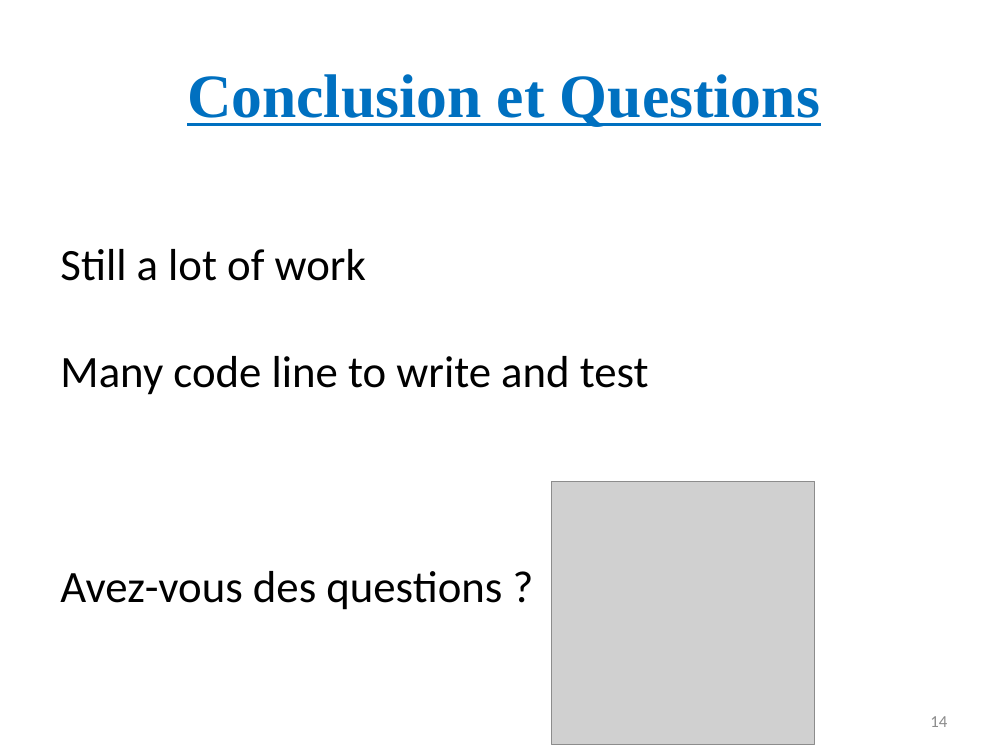
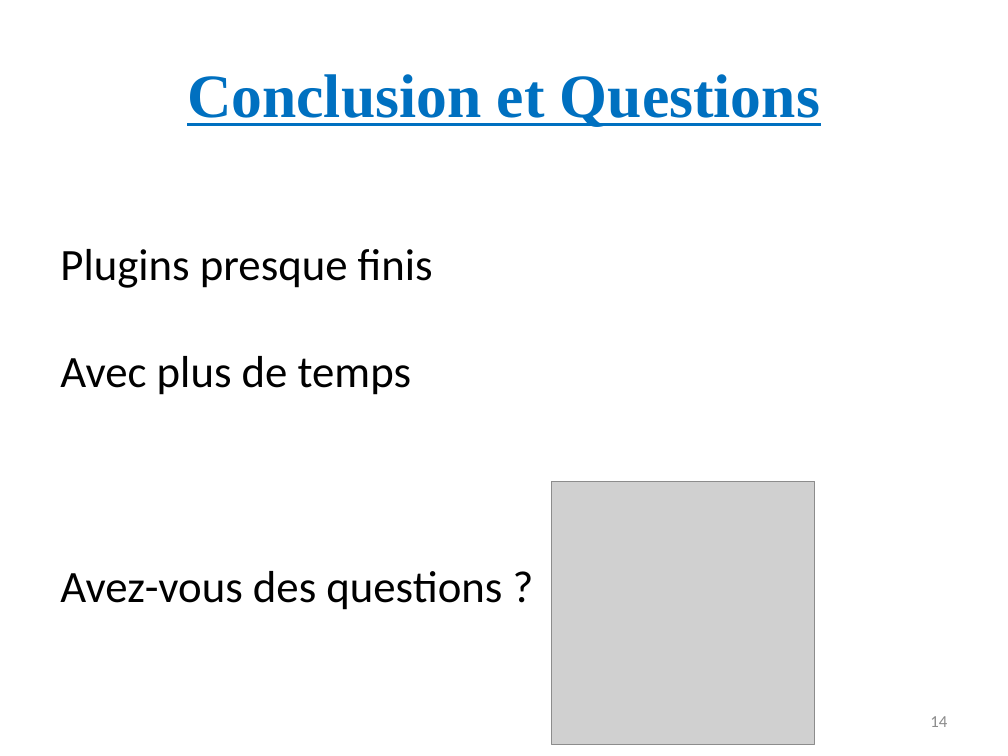
Before and after one commit to Mric26/M2-S1, a slide deck: slide 14 of Projet/Presentation.pptx. Drawn at 1008x756 pixels with LibreOffice and Linux fonts; fonts in the diff are those of the drawing; grey boxes stand for pictures. Boxes give left, top, right and bottom in pixels: in the first picture for what was removed or moved away, otherwise in the second. Text is boxed around its words. In the diff, an @@ line names an element or a change of style, - is before the commit and + after.

```diff
--- a/Projet/Presentation.pptx
+++ b/Projet/Presentation.pptx
@@ text at [60,249,433,395]: text changed @@
-Still a lot of work
-Many code line to write and test
+Plugins presque finis
+Avec plus de temps
```
Also in this commit, not shown: 2 other slides changed, 1 other file.
